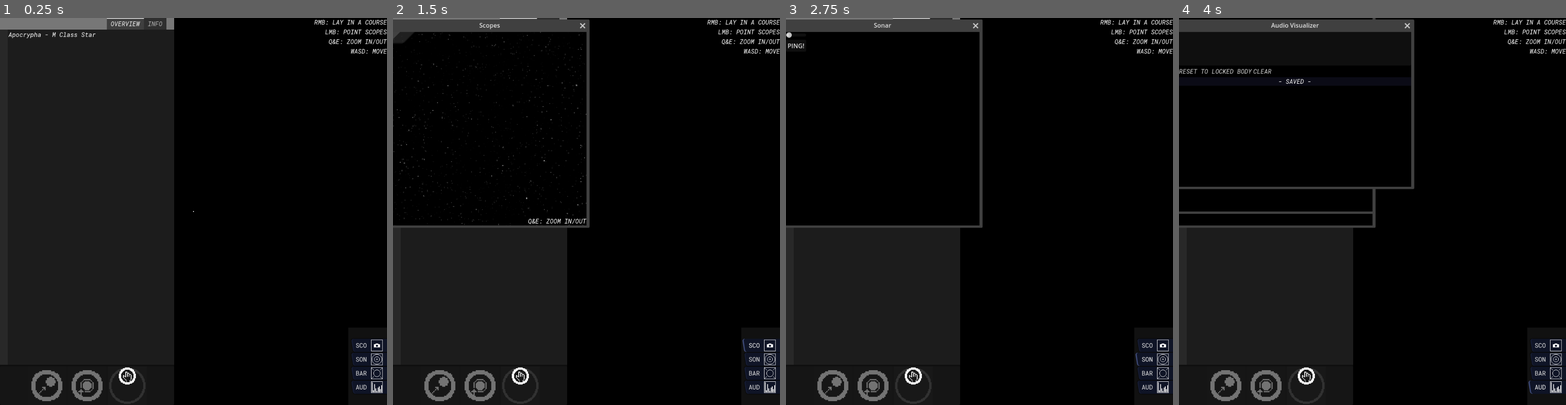
Above: before the commit, frames 1-4 (left to right).
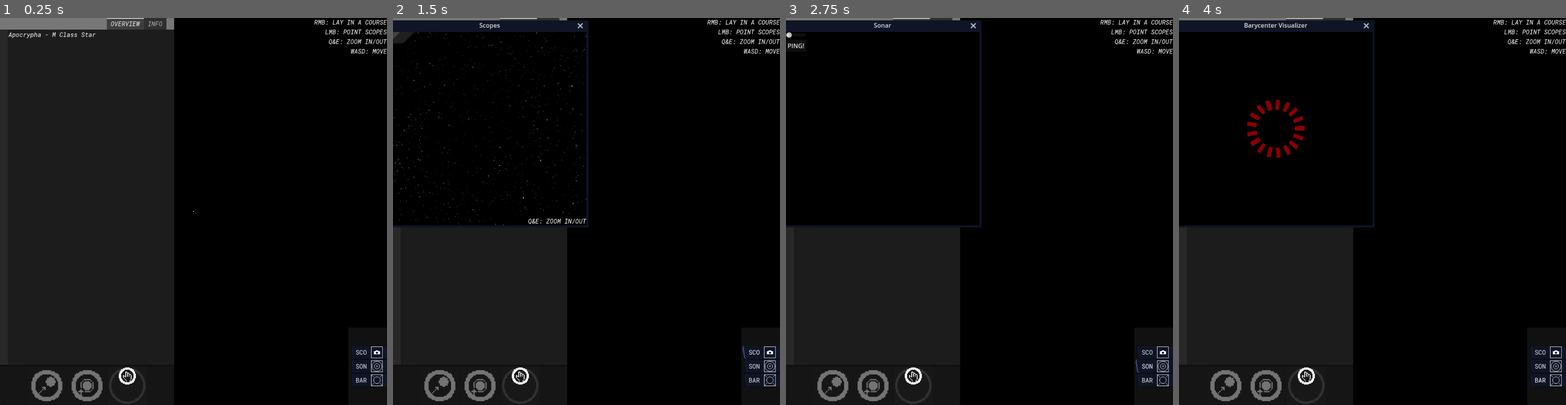
Above: after the commit, the same moments.

Repository: KermitGodFrog/Stellar-Cartography
Game: Godot game, scene res://Scenes/Game Master/gameMaster.tscn
The game is run twice, just before and just after one commit, with the same random seed, the same clock (stepped at 60 frames per second) and the same inputs. Sound files missing from this copy of the repository are replaced by a short silence.
Inputs (mouse positions are in pixels of both pictures, inside the frame that each line leads up to):
- Up to frame 1 (0.25 s): no input
- Up to frame 2 (1.5 s): click (520, 385) at 0.5 s; click "SCO" at 1.25 s
- Up to frame 3 (2.75 s): click "SON" at 2 s
- Up to frame 4 (4 s): click "BAR" at 2.75 s; click (1546, 385) at 3.5 s, where only the run before the commit has a clickable "AUD"

The runs differ from the first frame. In frame 1, 0.5% of the frame differs, in the area x 90-100%, y 82-98%; in frame 2, 3.1%; in frame 3, 2.7%; in frame 4, 4.7%, in the area x 0-100%, y 0-98%.

Commit message:
Unlocking audio visualizer. Graphical improvements.

Diff:
--- a/Data/playerAPI.gd
+++ b/Data/playerAPI.gd
@@ -13,8 +13,11 @@
 var max_jumps: int = 5
 var jumps_remaining: int = 0
 
-enum UPGRADE_ID {ADVANCED_SCANNING}
+enum UPGRADE_ID {ADVANCED_SCANNING, AUDIO_VISUALIZER}
 var unlocked_upgrades: Array[UPGRADE_ID] = []
+
+var saved_planetary_sfx: Array = []
+
 
 func get_jumps_remaining():
 	return jumps_remaining
--- a/Scenes/Audio Visualizer/audio_visualizer.tscn
+++ b/Scenes/Audio Visualizer/audio_visualizer.tscn
@@ -1,6 +1,7 @@
-[gd_scene load_steps=18 format=3 uid="uid://bwlfi3x5r51fo"]
+[gd_scene load_steps=19 format=3 uid="uid://bwlfi3x5r51fo"]
 
 [ext_resource type="Script" path="res://Scenes/Audio Visualizer/audio_visualizer.gd" id="1_fs2yq"]
+[ext_resource type="Theme" uid="uid://bxsxiysg4ln2k" path="res://Scenes/window_theme.tres" id="1_hiiey"]
 [ext_resource type="Theme" uid="uid://dm3fbhtw7qov2" path="res://Scenes/System Map/system_map_HUD_theme.tres" id="2_ecg40"]
 [ext_resource type="AudioStream" uid="uid://b0mftg24fipnp" path="res://Sound/chimes.wav" id="2_wgufx"]
 [ext_resource type="AudioStream" uid="uid://cuqfn1a6g6g0e" path="res://Sound/pops.wav" id="3_7knfx"]
@@ -34,7 +35,9 @@
 title = "Audio Visualizer"
 position = Vector2i(0, 36)
 size = Vector2i(600, 400)
+visible = false
 unresizable = true
+theme = ExtResource("1_hiiey")
 
 [node name="audio_control" type="Control" parent="."]
 layout_mode = 3
--- a/Scenes/Barycenter Visualizer/barycenter_visualizer.tscn
+++ b/Scenes/Barycenter Visualizer/barycenter_visualizer.tscn
@@ -1,12 +1,15 @@
-[gd_scene load_steps=2 format=3 uid="uid://oqkfuasvgtj6"]
+[gd_scene load_steps=3 format=3 uid="uid://oqkfuasvgtj6"]
 
+[ext_resource type="Theme" uid="uid://bxsxiysg4ln2k" path="res://Scenes/window_theme.tres" id="1_q8gvx"]
 [ext_resource type="Script" path="res://Scenes/Barycenter Visualizer/barycenter_visualizer.gd" id="1_tynt4"]
 
 [node name="barycenter_visualizer_window" type="Window"]
 title = "Barycenter Visualizer"
+position = Vector2i(0, 36)
 size = Vector2i(500, 500)
 visible = false
 unresizable = true
+theme = ExtResource("1_q8gvx")
 
 [node name="barycenter_control" type="Control" parent="."]
 layout_mode = 3
--- a/Scenes/Game/game.gd
+++ b/Scenes/Game/game.gd
@@ -56,6 +56,7 @@
 	createWorld()
 	world.createPlayer(3, 2)
 	world.player.resetJumpsRemaining()
+	world.player.balance = 30000
 
 	#new game stuff
 	var new = _on_create_new_star_system(false)
@@ -219,7 +220,7 @@
 						sub_body.is_known = true
 	pass
 
-func _on_add_console_item(text: String, bg_color: Color = Color.WHITE):
+func _on_add_console_item(text: String, bg_color: Color = Color.WHITE): #called via systtem 3d
 	pass
 
 func _on_sonar_ping(ping_width: int, ping_length: int, ping_direction: Vector2):
--- a/Scenes/Sonar Interface/sonar_interface.tscn
+++ b/Scenes/Sonar Interface/sonar_interface.tscn
@@ -1,6 +1,7 @@
-[gd_scene load_steps=2 format=3 uid="uid://chwm82adl21cm"]
+[gd_scene load_steps=3 format=3 uid="uid://chwm82adl21cm"]
 
 [ext_resource type="Script" path="res://Scenes/Sonar Interface/sonar_interface.gd" id="1_bmylm"]
+[ext_resource type="Theme" uid="uid://bxsxiysg4ln2k" path="res://Scenes/window_theme.tres" id="1_rjt1s"]
 
 [node name="sonar_window" type="Window"]
 title = "Sonar"
@@ -8,6 +9,7 @@
 size = Vector2i(500, 500)
 visible = false
 unresizable = true
+theme = ExtResource("1_rjt1s")
 
 [node name="background" type="TextureRect" parent="."]
 texture_filter = 1
--- a/Scenes/Station UI/station_ui.gd
+++ b/Scenes/Station UI/station_ui.gd
@@ -36,3 +36,8 @@
 	if station:
 		emit_signal("upgradeShip", playerAPI.UPGRADE_ID.ADVANCED_SCANNING, 20000)
 	pass
+
+func _on_unlock_audio_visualizer_pressed():
+	if station:
+		emit_signal("upgradeShip", playerAPI.UPGRADE_ID.AUDIO_VISUALIZER, 30000)
+	pass
--- a/Scenes/Station UI/station_ui.tscn
+++ b/Scenes/Station UI/station_ui.tscn
@@ -54,16 +54,25 @@
 offset_bottom = 23.0
 text = "BALANCE"
 
-[node name="unlock_advanced_scanning_button" type="Button" parent="station_control"]
+[node name="upgrade_container" type="VBoxContainer" parent="station_control"]
 layout_mode = 1
 anchors_preset = 1
 anchor_left = 1.0
 anchor_right = 1.0
-offset_left = -311.0
-offset_bottom = 31.0
+offset_left = -321.0
+offset_bottom = 40.0
 grow_horizontal = 0
+
+[node name="unlock_advanced_scanning_button" type="Button" parent="station_control/upgrade_container"]
+layout_mode = 2
 text = "UNLOCK ADVANCED SCANNING (20000c)"
+
+[node name="unlock_audio_visualizer" type="Button" parent="station_control/upgrade_container"]
+layout_mode = 2
+text = "UNLOCK AUDIO VISUALIZER (30000c)
+(ADVANCED SCANNING REQUIRED)"
 
 [connection signal="pressed" from="station_control/sell_data_button" to="station_control" method="_on_sell_data_button_pressed"]
 [connection signal="pressed" from="station_control/undock_button" to="station_control" method="_on_undock_button_pressed"]
-[connection signal="pressed" from="station_control/unlock_advanced_scanning_button" to="station_control" method="_on_unlock_advanced_scanning_button_pressed"]
+[connection signal="pressed" from="station_control/upgrade_container/unlock_advanced_scanning_button" to="station_control" method="_on_unlock_advanced_scanning_button_pressed"]
+[connection signal="pressed" from="station_control/upgrade_container/unlock_audio_visualizer" to="station_control" method="_on_unlock_audio_visualizer_pressed"]
--- a/Scenes/System 3D/system_3d.tscn
+++ b/Scenes/System 3D/system_3d.tscn
@@ -1,6 +1,7 @@
-[gd_scene load_steps=12 format=3 uid="uid://co52u63cyk220"]
+[gd_scene load_steps=13 format=3 uid="uid://co52u63cyk220"]
 
 [ext_resource type="Script" path="res://Scenes/System 3D/system_3d.gd" id="1_a351o"]
+[ext_resource type="Theme" uid="uid://bxsxiysg4ln2k" path="res://Scenes/window_theme.tres" id="1_xv7x4"]
 [ext_resource type="Shader" path="res://Scenes/pixelate_shader.gdshader" id="2_ra6gs"]
 [ext_resource type="Shader" uid="uid://bqci5ex5ef2a6" path="res://Scenes/System 3D/sky_shader.tres" id="3_buwkt"]
 [ext_resource type="FontFile" uid="uid://xrcqj2080elm" path="res://Graphics/Fonts/RobotoMono Medium.ttf" id="3_wi6mv"]
@@ -46,6 +47,7 @@
 size = Vector2i(500, 500)
 visible = false
 unresizable = true
+theme = ExtResource("1_xv7x4")
 
 [node name="system_3d" type="Node3D" parent="."]
 script = ExtResource("1_a351o")
--- a/Scenes/System Map/system_map.tscn
+++ b/Scenes/System Map/system_map.tscn
@@ -10,6 +10,7 @@
 [ext_resource type="Theme" uid="uid://br33hy3pgvm14" path="res://Scenes/System Map/system_map_APPS_theme.tres" id="8_a7cgy"]
 [ext_resource type="Texture2D" uid="uid://by3kiv6a2b0ef" path="res://Graphics/scopes_icon.png" id="8_jefec"]
 [ext_resource type="Texture2D" uid="uid://btt2br45f8t21" path="res://Graphics/sonar_icon.png" id="9_4nwtv"]
+[ext_resource type="Script" path="res://Scenes/System Map/ui_apps_scroll.gd" id="9_pw1kh"]
 [ext_resource type="Texture2D" uid="uid://dmbeihbgpfdbj" path="res://Graphics/barycenter_icon.png" id="10_ih8qm"]
 [ext_resource type="Texture2D" uid="uid://csvtv1sy2k3ns" path="res://Graphics/audio_visualizer_icon.png" id="11_lvg8y"]
 
@@ -263,9 +264,10 @@
 theme_override_constants/margin_right = 10
 theme_override_constants/margin_bottom = 10
 
-[node name="apps_scroll" type="VBoxContainer" parent="system/camera/canvas/control/apps_panel/apps_margin"]
+[node name="apps_scroll" type="VBoxContainer" parent="system/camera/canvas/control/apps_panel/apps_margin" groups=["FOLLOW_UPGRADE_STATE"]]
 layout_mode = 2
 alignment = 1
+script = ExtResource("9_pw1kh")
 
 [node name="scopes_button" type="Button" parent="system/camera/canvas/control/apps_panel/apps_margin/apps_scroll"]
 layout_mode = 2
@@ -292,6 +294,7 @@
 icon_alignment = 2
 
 [node name="audio_visualizer_button" type="Button" parent="system/camera/canvas/control/apps_panel/apps_margin/apps_scroll"]
+visible = false
 layout_mode = 2
 theme = ExtResource("8_a7cgy")
 text = "AUD"
--- a/Scenes/System Map/system_map_APPS_theme.tres
+++ b/Scenes/System Map/system_map_APPS_theme.tres
@@ -1,7 +1,18 @@
-[gd_resource type="Theme" load_steps=8 format=3 uid="uid://br33hy3pgvm14"]
+[gd_resource type="Theme" load_steps=9 format=3 uid="uid://br33hy3pgvm14"]
 
 [ext_resource type="FontFile" uid="uid://xrcqj2080elm" path="res://Graphics/Fonts/RobotoMono Medium.ttf" id="1_itdfk"]
 [ext_resource type="FontFile" uid="uid://cebi6a4vshcjg" path="res://Graphics/Fonts/RobotoMono Medium Italic.ttf" id="2_finwo"]
+
+[sub_resource type="StyleBoxFlat" id="StyleBoxFlat_8tini"]
+bg_color = Color(0, 0, 0, 1)
+skew = Vector2(-0.15, 0)
+border_color = Color(0.0862745, 0.109804, 0.2, 1)
+corner_radius_top_left = 5
+corner_radius_bottom_left = 5
+expand_margin_top = 1.0
+expand_margin_right = 15.0
+expand_margin_bottom = 1.0
+shadow_size = 2
 
 [sub_resource type="StyleBoxEmpty" id="StyleBoxEmpty_gvbf4"]
 
@@ -47,7 +58,7 @@
 default_font = ExtResource("2_finwo")
 default_font_size = 16
 Button/fonts/font = ExtResource("1_itdfk")
-Button/styles/disabled = null
+Button/styles/disabled = SubResource("StyleBoxFlat_8tini")
 Button/styles/focus = SubResource("StyleBoxEmpty_gvbf4")
 Button/styles/hover = SubResource("StyleBoxFlat_3bll3")
 Button/styles/normal = SubResource("StyleBoxFlat_wkppo")
--- /dev/null
+++ b/Scenes/System Map/ui_apps_scroll.gd
@@ -0,0 +1,8 @@
+extends VBoxContainer
+
+var display_warning: bool = true
+
+func _on_upgrade_state_change(upgrade_idx: playerAPI.UPGRADE_ID, state: bool):
+	if upgrade_idx == playerAPI.UPGRADE_ID.AUDIO_VISUALIZER:
+		$audio_visualizer_button.set_visible(state)
+	pass
--- /dev/null
+++ b/Scenes/window_theme.tres
@@ -0,0 +1,30 @@
+[gd_resource type="Theme" load_steps=3 format=3 uid="uid://bxsxiysg4ln2k"]
+
+[sub_resource type="StyleBoxFlat" id="StyleBoxFlat_nremd"]
+bg_color = Color(0.0588235, 0.0784314, 0.14902, 1)
+expand_margin_left = 5.0
+expand_margin_top = 30.0
+expand_margin_right = 5.0
+expand_margin_bottom = 5.0
+
+[sub_resource type="StyleBoxFlat" id="StyleBoxFlat_ixv4c"]
+bg_color = Color(0.0196078, 0.0313726, 0.0745098, 1)
+expand_margin_left = 5.0
+expand_margin_top = 30.0
+expand_margin_right = 5.0
+expand_margin_bottom = 5.0
+
+[resource]
+Window/colors/title_color = Color(0.875, 0.875, 0.875, 1)
+Window/colors/title_outline_modulate = Color(1, 1, 1, 1)
+Window/constants/close_h_offset = 24
+Window/constants/close_v_offset = 24
+Window/constants/resize_margin = 4
+Window/constants/title_height = 36
+Window/constants/title_outline_size = 0
+Window/font_sizes/title_font_size = 16
+Window/fonts/title_font = null
+Window/icons/close = null
+Window/icons/close_pressed = null
+Window/styles/embedded_border = SubResource("StyleBoxFlat_nremd")
+Window/styles/embedded_unfocused_border = SubResource("StyleBoxFlat_ixv4c")
Binary file added: Graphics/collapse_window_icon.png
Not shown, added: Graphics/collapse_window_icon.png.import
Binary file added: Graphics/collapse_window_icon_unclicked.png
Not shown, added: Graphics/collapse_window_icon_unclicked.png.import
Not shown: 1 places in Scenes/System Map/system_map.tscn that only renumber resources
